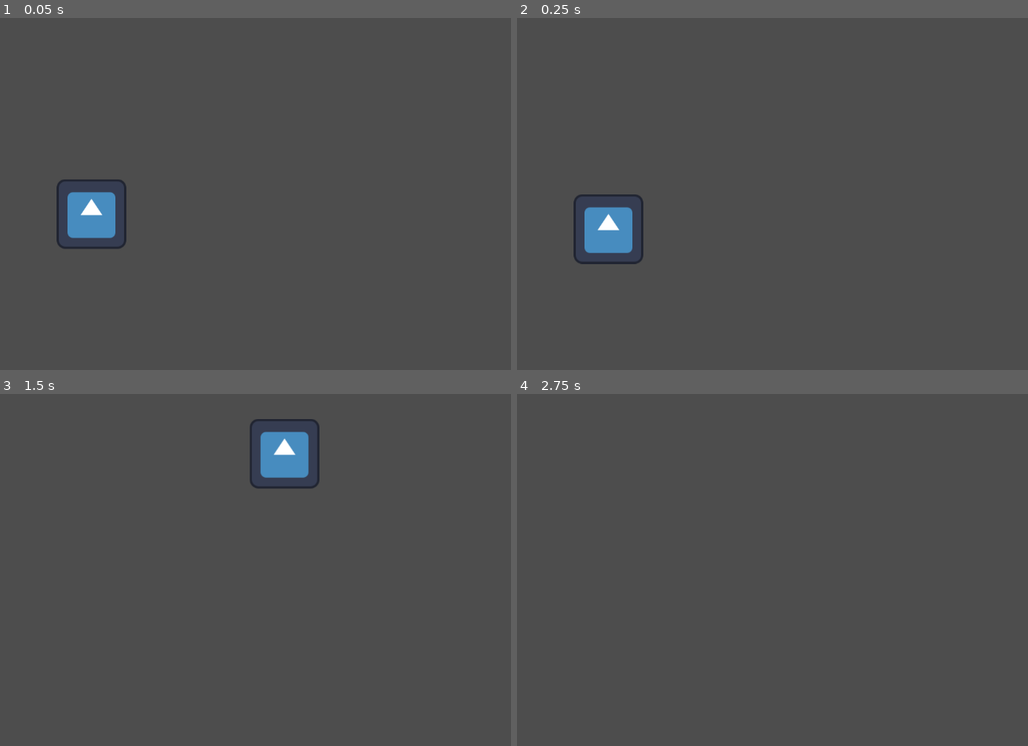
Above: before the commit, frames 1-4 (two rows, left to right).
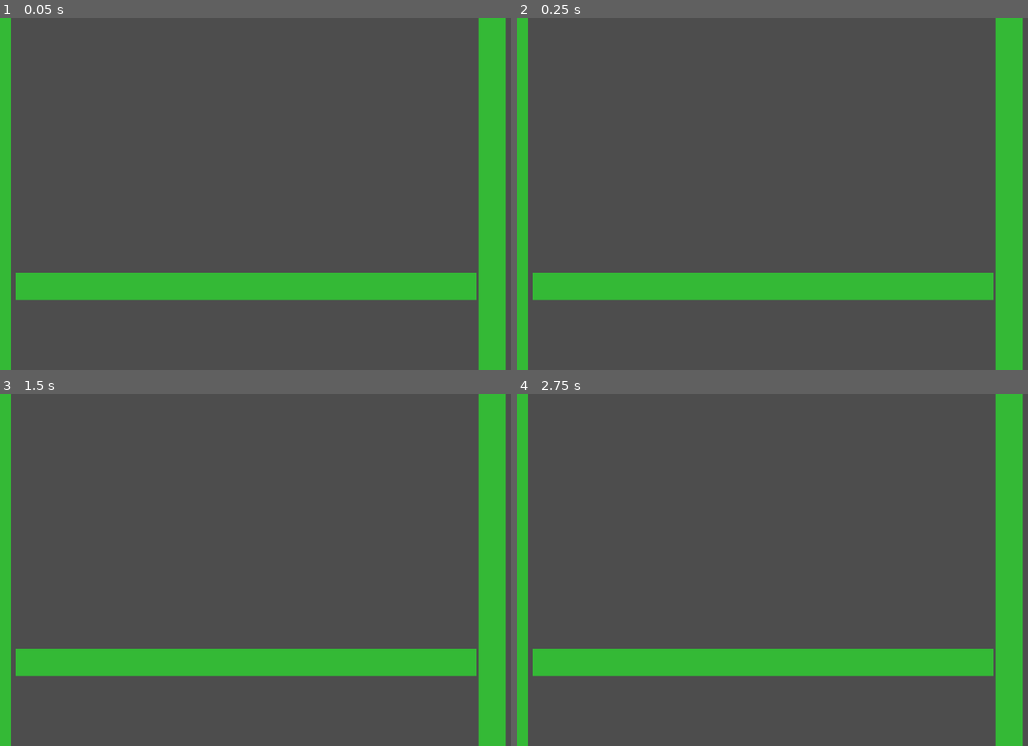
Above: after the commit, the same moments.

Repository: Yusuf-Uludag/Magnetic-Carrier
Game: Godot game, scene res://scenes/main.tscn
Two runs of this game, one before a commit and one after it. Both use one fixed random seed, a clock stepped at 60 frames per second and the inputs below. The engine's default icon, where the game draws it, is replaced by a stand-in: a white triangle on a blue panel in a dark square.
Inputs:
- Up to frame 1 (0.05 s): no input
- Up to frame 2 (0.25 s): no input
- Up to frame 3 (1.5 s): hold D (move_right) from 0.53 s (still down); tap W (jump) at 0.6, 0.77, 1.07, 1.35 s
- Up to frame 4 (2.75 s): tap W (jump) at 1.52, 1.82, 2.1 s; release D (move_right) at 2.03 s; hold A (move_left) from 2.03 s (still down)

The runs differ from the first frame. In frame 1, 16% of the frame differs, in the area x 0-100%, y 0-100%; in frame 2, 16%; in frame 3, 16%; in frame 4, 15%.

Commit message:
changed player to rigidbody

Diff:
--- a/scenes/main.tscn
+++ b/scenes/main.tscn
@@ -1,10 +1,58 @@
 [gd_scene format=3 uid="uid://cbya04kutqx6r"]
 
-[ext_resource type="PackedScene" uid="uid://w26ewv8qrh8p" path="res://scenes/player.tscn" id="2_0wfyh"]
-[ext_resource type="Script" uid="uid://cf8bmtmssi2w8" path="res://scripts/player.gd" id="3_sugp2"]
+[ext_resource type="PackedScene" uid="uid://d0aepl1vu745q" path="res://scenes/player.tscn" id="4_jyhfs"]
+
+[sub_resource type="RectangleShape2D" id="RectangleShape2D_0wfyh"]
+size = Vector2(856, 50)
 
 [node name="Main" type="Node2D" unique_id=97074791]
 
-[node name="Player" parent="." unique_id=1234533783 instance=ExtResource("2_0wfyh")]
-position = Vector2(168, 360)
-script = ExtResource("3_sugp2")
+[node name="StaticBody2D" type="StaticBody2D" parent="." unique_id=2105724033]
+position = Vector2(173, 493)
+collision_layer = 513
+
+[node name="ColorRect" type="ColorRect" parent="StaticBody2D" unique_id=633460839]
+offset_left = -144.0
+offset_top = -24.0
+offset_right = 702.0
+offset_bottom = 26.0
+color = Color(0.20392157, 0.7254902, 0.21176471, 1)
+
+[node name="CollisionShape2D" type="CollisionShape2D" parent="StaticBody2D" unique_id=299099953]
+position = Vector2(277, 1)
+shape = SubResource("RectangleShape2D_0wfyh")
+
+[node name="StaticBody2D2" type="StaticBody2D" parent="." unique_id=1314933294]
+position = Vector2(904, 209)
+rotation = 1.5707964
+collision_layer = 513
+
+[node name="ColorRect" type="ColorRect" parent="StaticBody2D2" unique_id=110856475]
+offset_left = -336.0
+offset_top = -25.0
+offset_right = 510.0
+offset_bottom = 25.0
+color = Color(0.20392157, 0.7254902, 0.21176471, 1)
+
+[node name="CollisionShape2D" type="CollisionShape2D" parent="StaticBody2D2" unique_id=897414620]
+position = Vector2(85, 0)
+shape = SubResource("RectangleShape2D_0wfyh")
+
+[node name="StaticBody2D3" type="StaticBody2D" parent="." unique_id=1429834705]
+position = Vector2(-5, 221)
+rotation = 1.5707964
+collision_layer = 513
+
+[node name="ColorRect" type="ColorRect" parent="StaticBody2D3" unique_id=488786164]
+offset_left = -336.0
+offset_top = -25.0
+offset_right = 510.0
+offset_bottom = 25.0
+color = Color(0.20392157, 0.7254902, 0.21176471, 1)
+
+[node name="CollisionShape2D" type="CollisionShape2D" parent="StaticBody2D3" unique_id=1319371246]
+position = Vector2(85, 0)
+shape = SubResource("RectangleShape2D_0wfyh")
+
+[node name="Player2" parent="." unique_id=1568808073 instance=ExtResource("4_jyhfs")]
+position = Vector2(231, 269)
--- a/scenes/player.tscn
+++ b/scenes/player.tscn
@@ -1,14 +1,61 @@
-[gd_scene format=3 uid="uid://w26ewv8qrh8p"]
+[gd_scene format=3 uid="uid://d0aepl1vu745q"]
 
-[ext_resource type="Texture2D" uid="uid://xf1w3eo03vug" path="res://icon.svg" id="1_3vyb7"]
+[ext_resource type="Script" uid="uid://cb3banqwy4yu3" path="res://scripts/player.gd" id="1_0ekt8"]
+[ext_resource type="Texture2D" uid="uid://xf1w3eo03vug" path="res://icon.svg" id="2_gedl3"]
 
-[sub_resource type="CircleShape2D" id="CircleShape2D_g2els"]
-radius = 64.7
+[sub_resource type="CircleShape2D" id="CircleShape2D_nyad2"]
+radius = 80.0
 
-[node name="Player" type="CharacterBody2D" unique_id=1234533783]
+[sub_resource type="RectangleShape2D" id="RectangleShape2D_4dnvs"]
+size = Vector2(282, 189)
 
-[node name="Sprite2D" type="Sprite2D" parent="." unique_id=770166311]
-texture = ExtResource("1_3vyb7")
+[sub_resource type="RectangleShape2D" id="RectangleShape2D_0ekt8"]
 
-[node name="CollisionShape2D" type="CollisionShape2D" parent="." unique_id=1632648126]
-shape = SubResource("CircleShape2D_g2els")
+[node name="Player" type="RigidBody2D" unique_id=1568808073]
+mass = 10.0
+script = ExtResource("1_0ekt8")
+
+[node name="Joint" type="Node2D" parent="." unique_id=896105906]
+
+[node name="LeftWheel" type="RigidBody2D" parent="Joint" unique_id=987193301]
+position = Vector2(-100, 0)
+mass = 0.5
+
+[node name="Sprite2D" type="Sprite2D" parent="Joint/LeftWheel" unique_id=1479825757]
+visible = false
+scale = Vector2(0.734375, 0.6562499)
+texture = ExtResource("2_gedl3")
+
+[node name="CollisionShape2D" type="CollisionShape2D" parent="Joint/LeftWheel" unique_id=1649914370]
+shape = SubResource("CircleShape2D_nyad2")
+
+[node name="RightWheel" type="RigidBody2D" parent="Joint" unique_id=1725758659]
+position = Vector2(100, 0)
+mass = 0.5
+
+[node name="Sprite2D2" type="Sprite2D" parent="Joint/RightWheel" unique_id=1464917511]
+visible = false
+texture = ExtResource("2_gedl3")
+
+[node name="CollisionShape2D2" type="CollisionShape2D" parent="Joint/RightWheel" unique_id=393853022]
+shape = SubResource("CircleShape2D_nyad2")
+
+[node name="PinJoint2D" type="PinJoint2D" parent="Joint" unique_id=1888396922]
+position = Vector2(-100, 0)
+node_a = NodePath("../LeftWheel")
+node_b = NodePath("../..")
+
+[node name="PinJoint2D2" type="PinJoint2D" parent="Joint" unique_id=600120022]
+position = Vector2(100, 0)
+node_a = NodePath("../RightWheel")
+node_b = NodePath("../..")
+
+[node name="CollisionShape2D" type="CollisionShape2D" parent="." unique_id=1296468498]
+position = Vector2(0, -50)
+shape = SubResource("RectangleShape2D_4dnvs")
+
+[node name="ShapeCast2D" type="ShapeCast2D" parent="." unique_id=383588701]
+position = Vector2(-100, 70)
+shape = SubResource("RectangleShape2D_0ekt8")
+target_position = Vector2(220, 2)
+collision_mask = 512
--- a/scripts/player.gd
+++ b/scripts/player.gd
@@ -1,22 +1,21 @@
-extends CharacterBody2D
+extends RigidBody2D
+
+@onready var shape_cast = $ShapeCast2D
 
 const SPEED = 380.0
 const JUMP_VELOCITY = -600.0
 
 func _physics_process(delta: float) -> void:
-	# Add the gravity.
-	if not is_on_floor():
-		velocity += get_gravity() * delta
 
 	# Handle jump.
-	if Input.is_action_just_pressed("jump"):# and is_on_floor():
-		velocity.y = JUMP_VELOCITY
+	if Input.is_action_just_pressed("jump") and shape_cast.is_colliding():
+		var jump_vector = Vector2(0, JUMP_VELOCITY * 200) * delta * 60
+		apply_force(jump_vector, Vector2(0, 0))
 	# Get the input direction and handle the movement/deceleration.
 	var direction := Input.get_axis("move_left", "move_right")
 	if direction:
-		velocity.x = move_toward(velocity.x, direction * SPEED, SPEED/3)
-	else:
-		velocity.x = move_toward(velocity.x, 0, SPEED/15)
-	print(velocity.x)
-
-	move_and_slide()
+		var pos = 100
+		if direction < 0:
+			pos = -100
+		var move_vector = Vector2(direction * SPEED * 5, -5_000) * delta * 60
+		apply_force(move_vector, Vector2(pos, 0))
Not shown, changed: scripts/player.gd.uid
